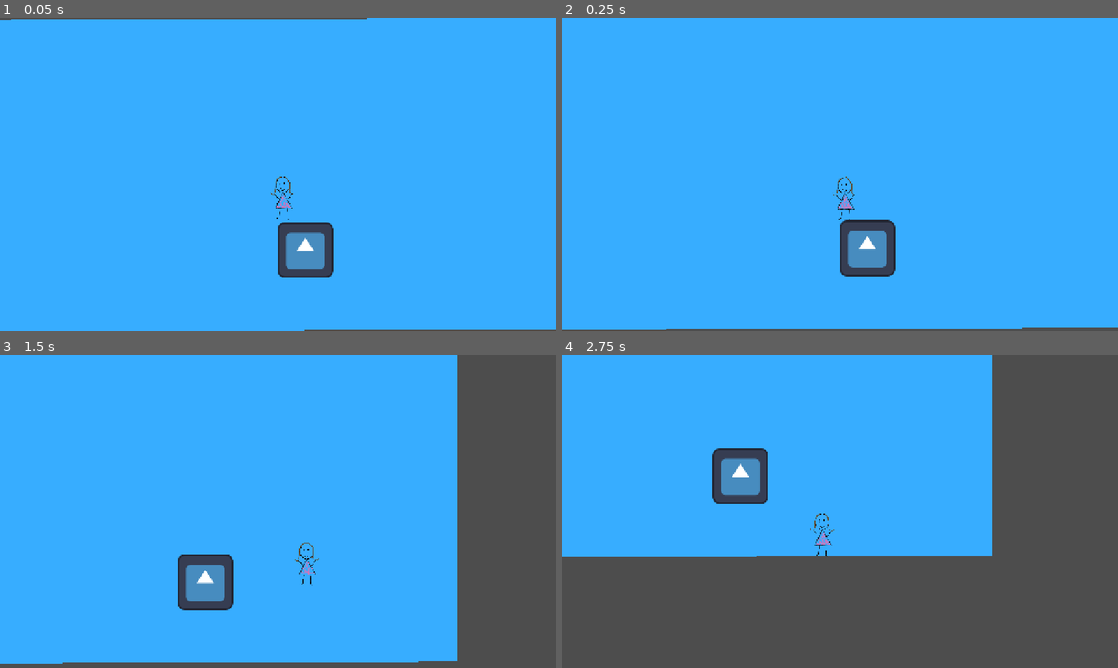
Above: before the commit, frames 1-4 (two rows, left to right).
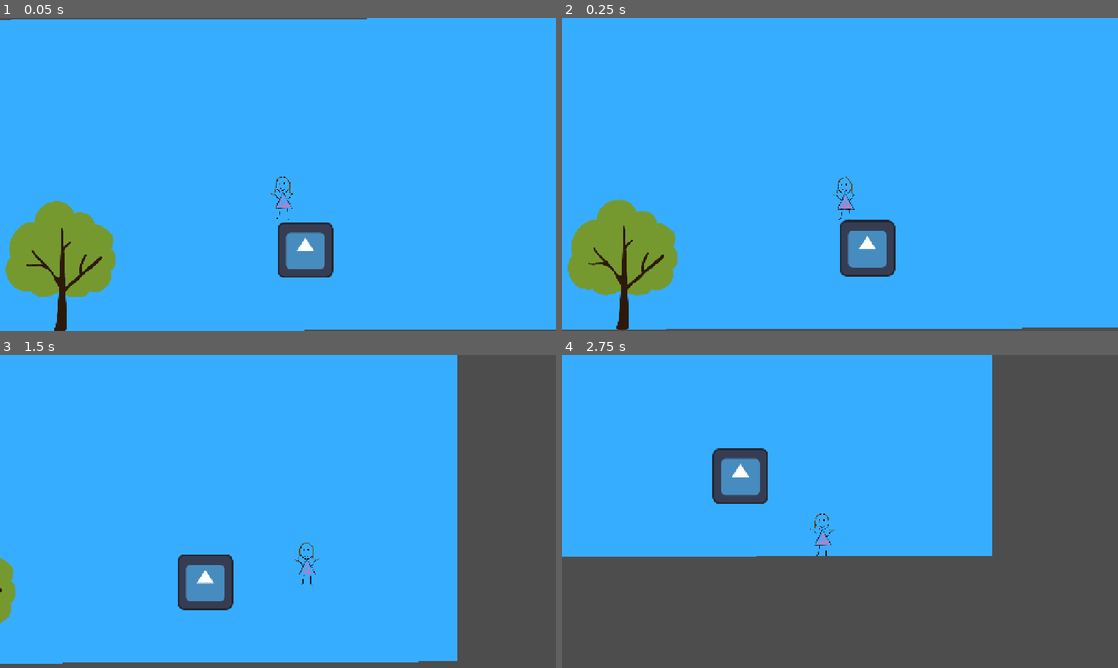
Above: after the commit, the same moments.

Repository: jillrylo/Drawing-Parkour
Game: Godot game, scene res://Scenes/wall_1.tscn
The game is run twice, just before and just after one commit, with the same random seed, the same clock (stepped at 60 frames per second) and the same inputs. The engine's default icon, where the game draws it, is replaced by a stand-in: a white triangle on a blue panel in a dark square.
Inputs:
- Up to frame 1 (0.05 s): no input
- Up to frame 2 (0.25 s): no input
- Up to frame 3 (1.5 s): tap Enter (ui_accept) at 0.5, 0.77 s; hold Right (ui_right) from 0.53 s (still down)
- Up to frame 4 (2.75 s): tap Enter (ui_accept) at 1.52 s; release Right (ui_right) at 2.03 s; hold Left (ui_left) from 2.03 s (still down)

The runs differ from the first frame. In frame 1, 4.8% of the frame differs, in the area x 1-21%, y 58-100%; in frame 2, 4.8%; in frame 3, 0.4%; in frame 4, nothing differs.

Commit message:
Added flowers and trees
yw slaves...i mean besties

Diff:
--- a/first-godot-proj/Scenes/wall_1.tscn
+++ b/first-godot-proj/Scenes/wall_1.tscn
@@ -1,8 +1,9 @@
-[gd_scene load_steps=5 format=3 uid="uid://cdfwii4l64gjt"]
+[gd_scene load_steps=6 format=3 uid="uid://cdfwii4l64gjt"]
 
 [ext_resource type="PackedScene" uid="uid://dupbj03k0vldf" path="res://Player/player.tscn" id="1_xghsi"]
 [ext_resource type="PackedScene" uid="uid://berc3hhieytfn" path="res://Scenes/platform.tscn" id="2_ew77b"]
 [ext_resource type="PackedScene" uid="uid://pns3a4vfsgd1" path="res://Scenes/transition_to_next_wall.tscn" id="3_ew77b"]
+[ext_resource type="Texture2D" uid="uid://dkhxcqqg873dh" path="res://Assets/TreesAndFlowers/Tree1.PNG" id="4_p5cmx"]
 
 [sub_resource type="WorldBoundaryShape2D" id="WorldBoundaryShape2D_qxrlw"]
 distance = -185.0
@@ -33,3 +34,8 @@
 
 [node name="TransitionToNextWall" parent="." instance=ExtResource("3_ew77b")]
 position = Vector2(601, 310)
+
+[node name="Tree1" type="Sprite2D" parent="."]
+position = Vector2(-498.00003, 217.99997)
+scale = Vector2(0.1917683, 0.19176833)
+texture = ExtResource("4_p5cmx")
Binary file added: first-godot-proj/Assets/TreesAndFlowers/Tree1.PNG
Not shown, added: first-godot-proj/Assets/TreesAndFlowers/Tree1.PNG.import
Binary file added: first-godot-proj/Assets/TreesAndFlowers/Tree2.PNG
Not shown, added: first-godot-proj/Assets/TreesAndFlowers/Tree2.PNG.import
Binary file added: first-godot-proj/Assets/TreesAndFlowers/Tree3.PNG
Not shown, added: first-godot-proj/Assets/TreesAndFlowers/Tree3.PNG.import
Binary file added: first-godot-proj/Assets/TreesAndFlowers/Tree4.PNG
Not shown, added: first-godot-proj/Assets/TreesAndFlowers/Tree4.PNG.import
Binary file added: first-godot-proj/Assets/TreesAndFlowers/flower1.PNG
Not shown, added: first-godot-proj/Assets/TreesAndFlowers/flower1.PNG.import
Binary file added: first-godot-proj/Assets/TreesAndFlowers/flower2.PNG
Not shown, added: first-godot-proj/Assets/TreesAndFlowers/flower2.PNG.import
(and 6 more such lines)
